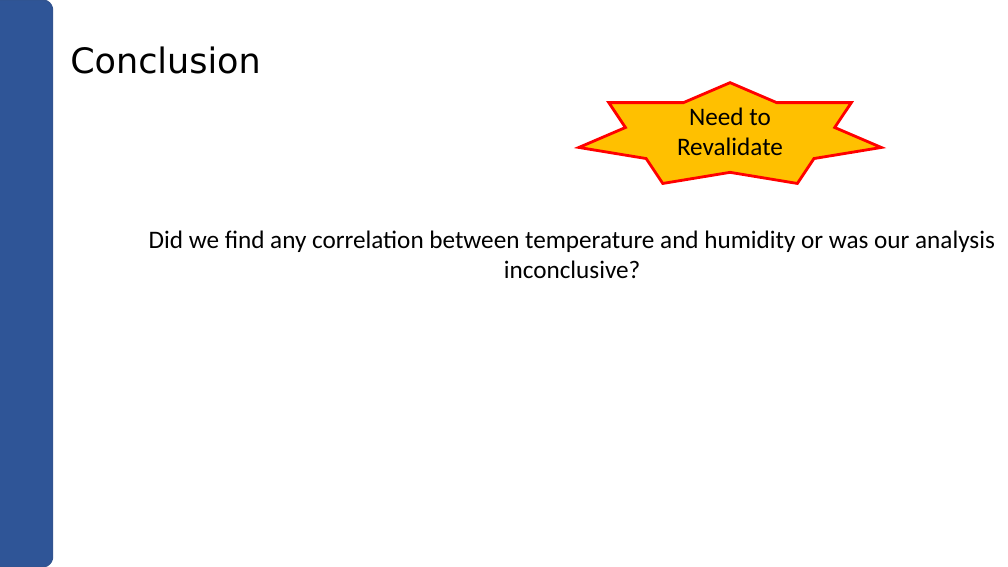
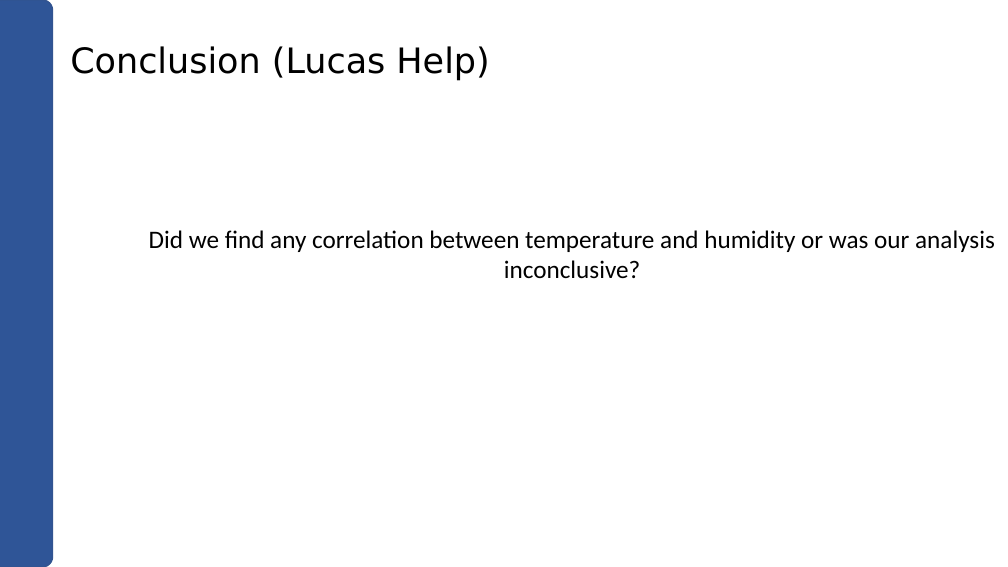
Before and after one commit to archinarula/Group-5-Project, a slide deck: slide 15 of Kushal_Work/Group_5-Presentation-V1_2.pptx (slide 23 before the commit). Drawn at 1008x567 pixels with LibreOffice and Linux fonts; fonts in the diff are those of the drawing. Boxes give left, top, right and bottom in pixels: in the first picture for what was removed or moved away, otherwise in the second. Text is boxed around its words. In the diff, an @@ line names an element or a change of style, - is before the commit and + after.

```diff
--- a/Kushal_Work/Group_5-Presentation-V1_2.pptx
+++ b/Kushal_Work/Group_5-Presentation-V1_2.pptx
@@ text at box(70, 46, 489, 81): text changed @@
-Conclusion
+Conclusion (Lucas Help)
@@ star removed at box(579, 83, 881, 183) @@
-Need to Revalidate
```
Also in this commit, not shown: 18 other slides changed.
